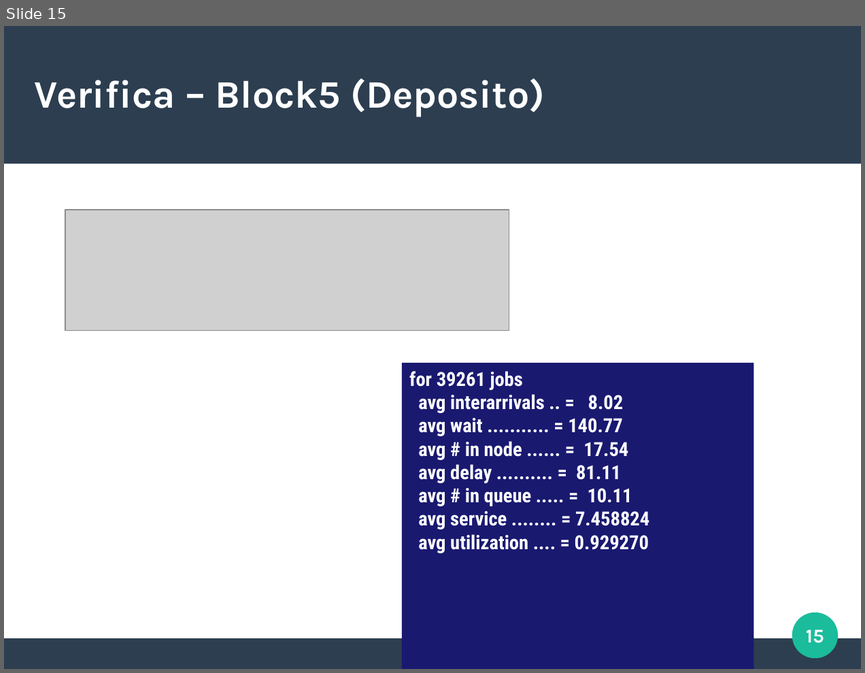
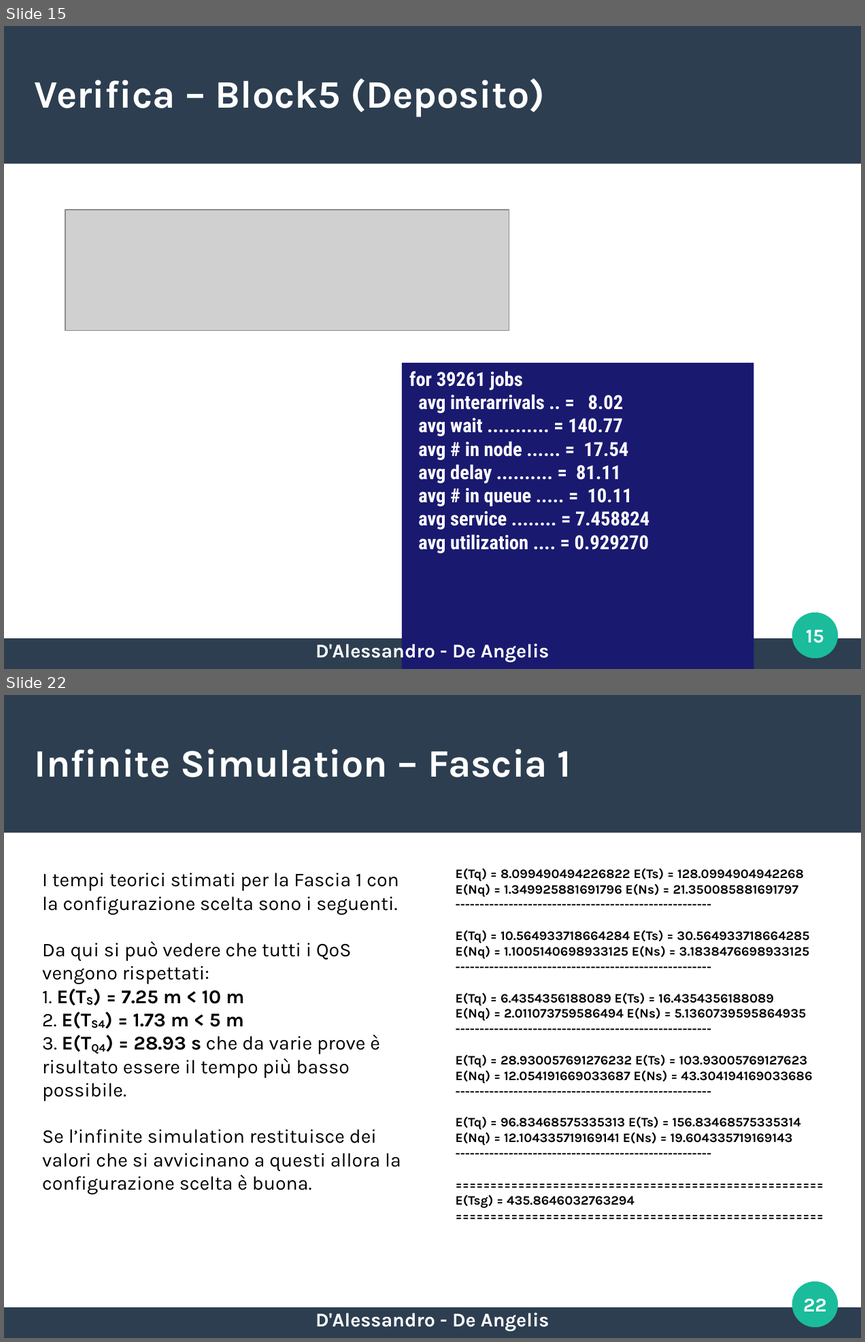
Before and after one commit to EnricoDAlessandro97UNI/DisneyWorld, a slide deck: presentazione.odp. Shown one above the other, each under a label of ours: slide 15 before the commit, slides 15 and 22 after it; the slides between them are not shown. The pictures are 865x673 and 865x1342 pixels, drawn with LibreOffice and Linux fonts; fonts in the diff are those of the drawing; grey boxes stand for pictures. Boxes give left, top, right and bottom in pixels: in the first picture for what was removed or moved away, otherwise in the second. Text is boxed around its words. In the diff, an @@ line names an element or a change of style, - is before the commit and + after.

```diff
--- a/presentazione.odp
+++ b/presentazione.odp
@@ slide 22 added at [4, 695, 861, 1338], background #FFFFFF; not listed: 3 template elements that a slide beside it also shows @@
@@ title added at [35, 749, 571, 777], 36 pt, text #FFFFFF, bold @@
+Infinite Simulation – Fascia 1
@@ text added at [42, 872, 401, 1194], 18 pt, text #000000 @@
+I tempi teorici stimati per la Fascia 1 con la configurazione scelta sono i seguenti.
+Da qui si può vedere che tutti i QoS vengono rispettati:
+1. E(TS) = 7.25 m < 10 m
+2. E(TS4) = 1.73 m < 5 m
+3. E(TQ4) = 28.93 s che da varie prove è risultato essere il tempo più basso possibile.
+Se l’infinite simulation restituisce dei valori che si avvicinano a questi allora la configurazione scelta è buona.
@@ text added at [456, 868, 812, 1208], 12 pt, text #000000, bold @@
+E(Tq) = 8.099490494226822 E(Ts) = 128.0994904942268
+E(Nq) = 1.349925881691796 E(Ns) = 21.350085881691797
+-----------------------------------------------------
+E(Tq) = 10.564933718664284 E(Ts) = 30.564933718664285
+E(Nq) = 1.1005140698933125 E(Ns) = 3.1838476698933125
+-----------------------------------------------------
+E(Tq) = 6.4354356188089 E(Ts) = 16.4354356188089
+E(Nq) = 2.011073759586494 E(Ns) = 5.1360739595864935
+-----------------------------------------------------
+E(Tq) = 28.930057691276232 E(Ts) = 103.93005769127623
+E(Nq) = 12.054191669033687 E(Ns) = 43.304194169033686
+-----------------------------------------------------
+E(Tq) = 96.83468575335313 E(Ts) = 156.83468575335314
+E(Nq) = 12.104335719169141 E(Ns) = 19.604335719169143
+-----------------------------------------------------
+=====================================================
+E(Tsg) = 435.8646032763294
+=====================================================
@@ page number added at [803, 1298, 827, 1311], 18 pt, text #FFFFFF, bold @@
+22
@@ text added at [315, 1312, 549, 1331], 18 pt, text #FFFFFF, bold @@
+D'Alessandro - De Angelis
@@ slide 15 changed as well @@
@@ text added at [315, 643, 549, 662], 18 pt, text #FFFFFF, bold @@
+D'Alessandro - De Angelis
```
Also in this commit, not shown: 14 other slides changed, 18 other slides added, 32 other files.
